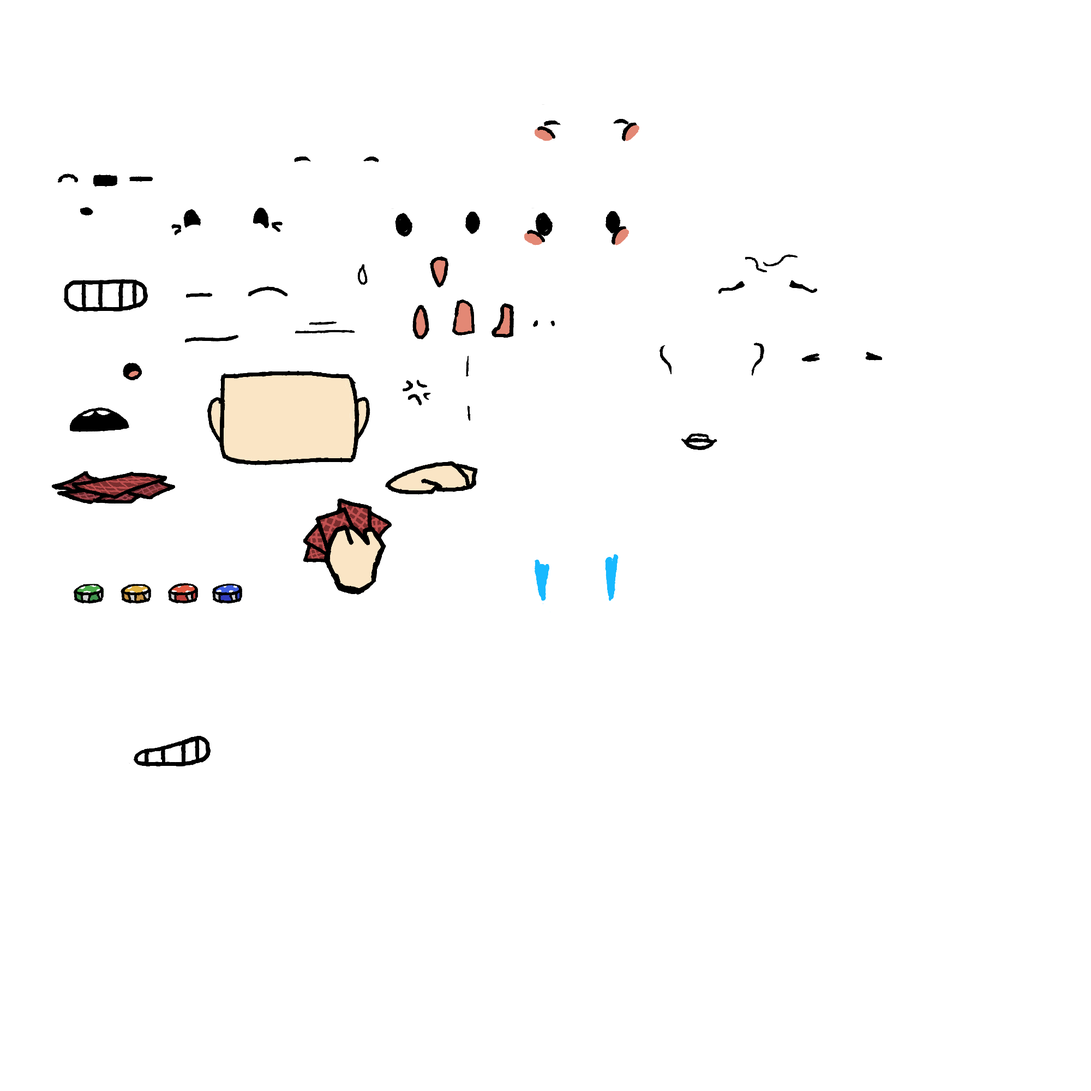
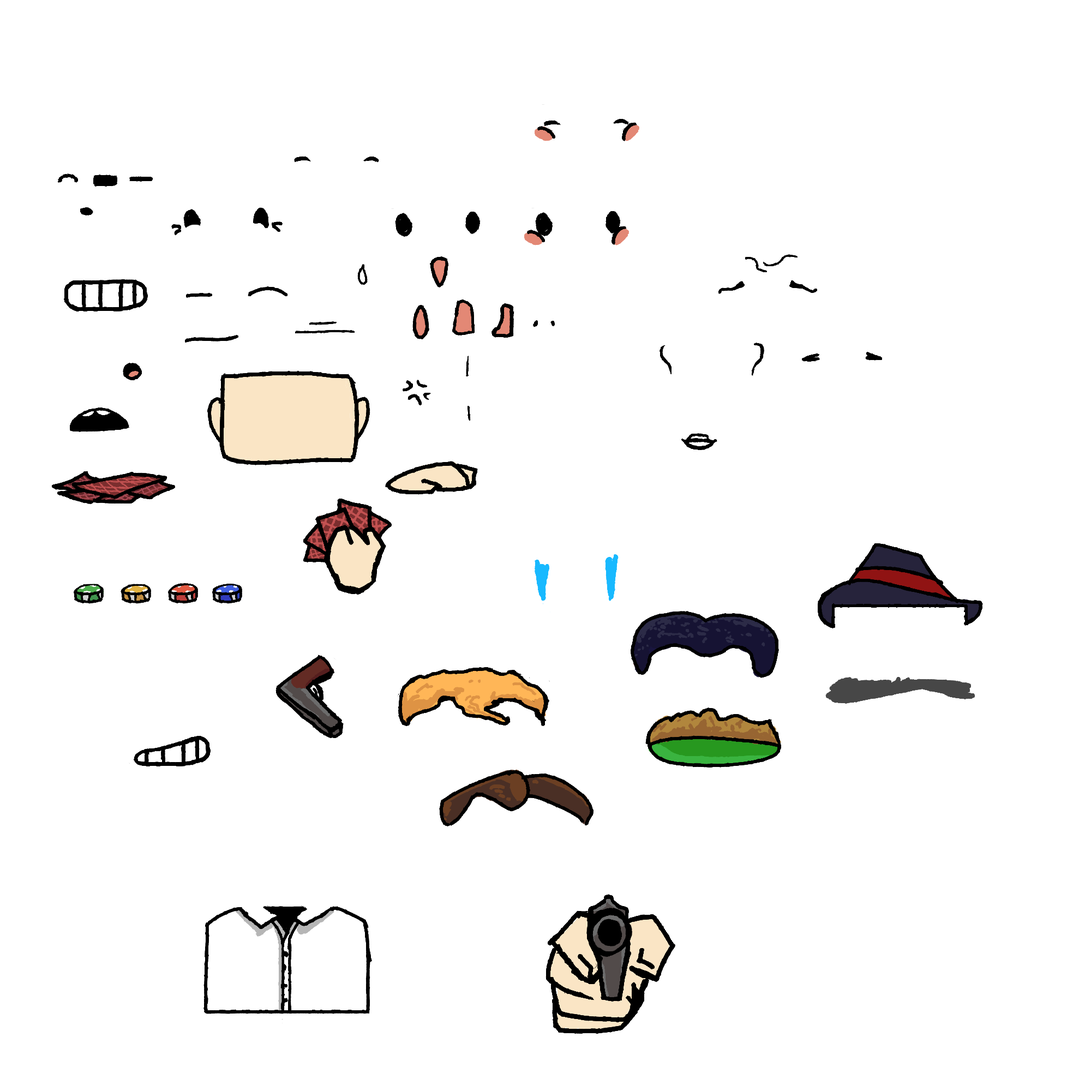
The second 1091 × 1091 image is a revision of the first. Changes to its layers:
removed layer "Слой 19" over 818, 543, 883, 605
removed layer "Слой 16" over 275, 654, 551, 739
added layer "Слой 24" above "Слой 25" over 545, 894, 677, 1035
added layer "Слой 25" above "Слой 23" over 546, 896, 671, 1033
added layer "Слой 23" (72%) above "Слой 21" over 825, 677, 976, 705
added layer "Слой 21" above "Слой 22" over 203, 543, 984, 1015
added layer "Слой 22" above "Слой 0" over 203, 543, 982, 1024
